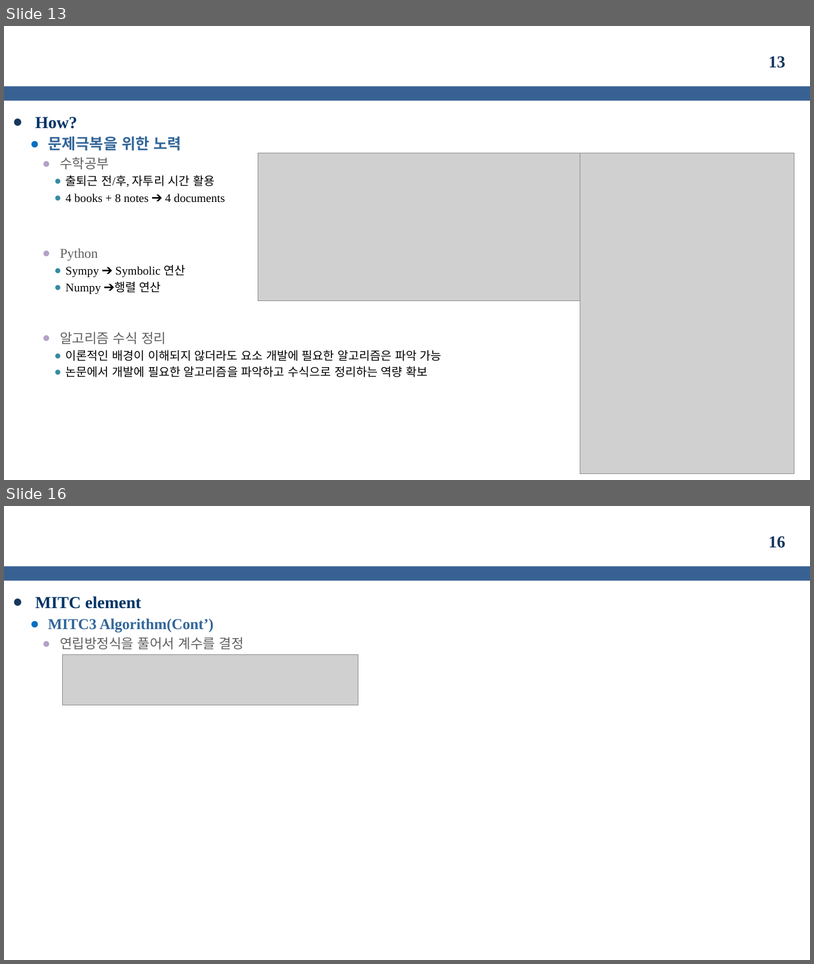
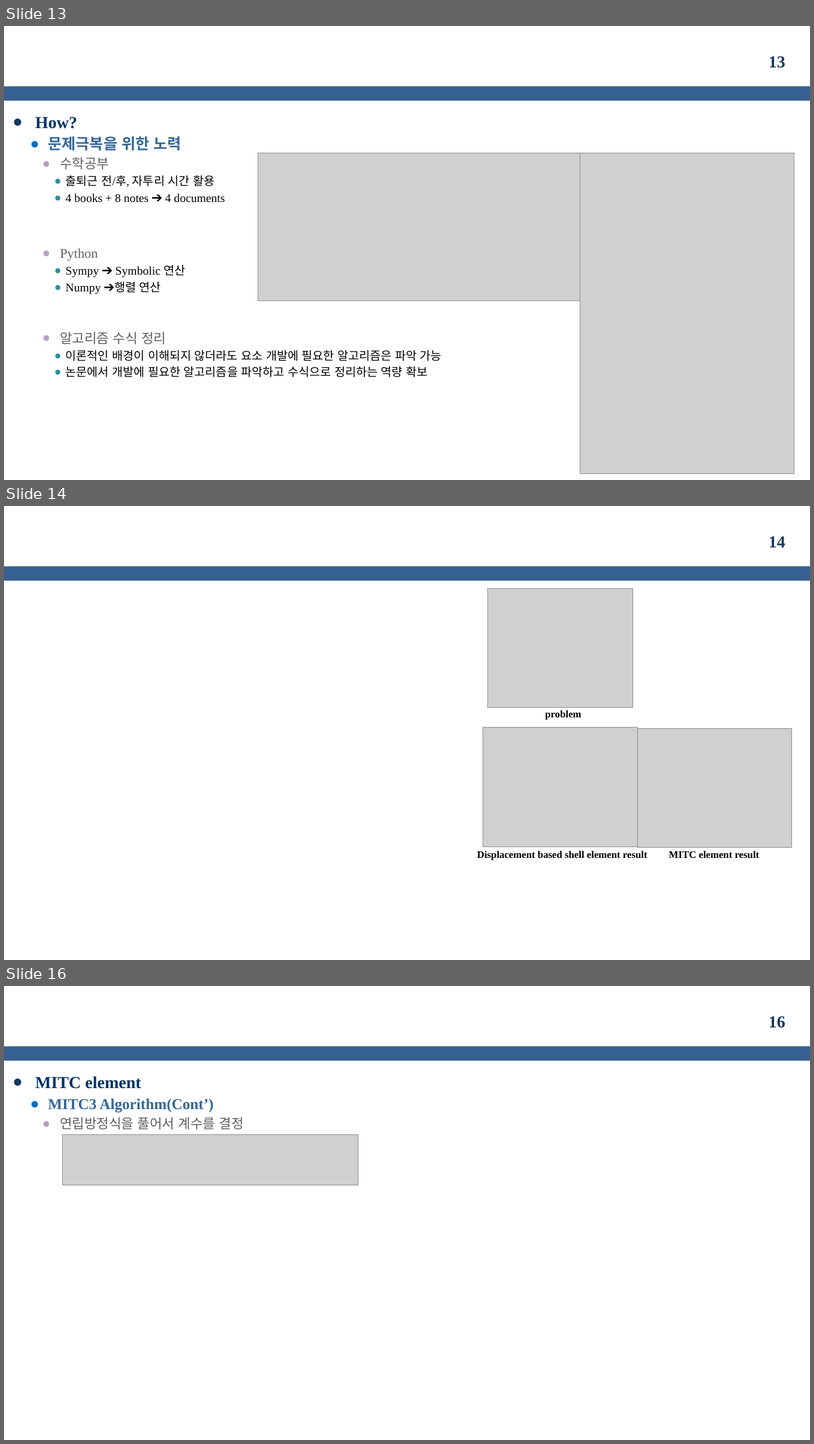
Before and after one commit to kms0523/Study, a slide deck: 발표자료/성과발표(중간).pptx. Shown one above the other, each under a label of ours: slides 13 and 16 before the commit, slides 13, 14 and 16 after it; the slides between them are not shown. The pictures are 814x964 and 814x1444 pixels, drawn with LibreOffice and Linux fonts; fonts in the diff are those of the drawing; grey boxes stand for pictures; background and template pictures are left out. Boxes give left, top, right and bottom in pixels: in the first picture for what was removed or moved away, otherwise in the second. Text is boxed around its words. In the diff, an @@ line names an element or a change of style, - is before the commit and + after.

```diff
--- a/발표자료/성과발표(중간).pptx
+++ b/발표자료/성과발표(중간).pptx
@@ slide 14 added at <box>4,506,810,960</box>, background #FFFFFF; not listed: 1 template element that a slide beside it also shows @@
@@ page number added at <box>769,536,786,547</box>, 20 pt, text #17375E, bold @@
+14
@@ picture added at <box>488,588,634,708</box> @@
@@ text added at <box>545,710,581,720</box>, 12 pt, text #000000, bold @@
+problem
@@ picture added at <box>483,727,638,847</box> @@
@@ picture added at <box>638,729,792,848</box> @@
@@ text added at <box>477,850,648,860</box>, 12 pt, text #000000, bold @@
+Displacement based shell element result
@@ text added at <box>669,850,760,858</box>, 12 pt, text #000000, bold @@
+MITC element result
```
Also in this commit, not shown: 4 slides changed, 1 other slide added, 2 slides removed.
